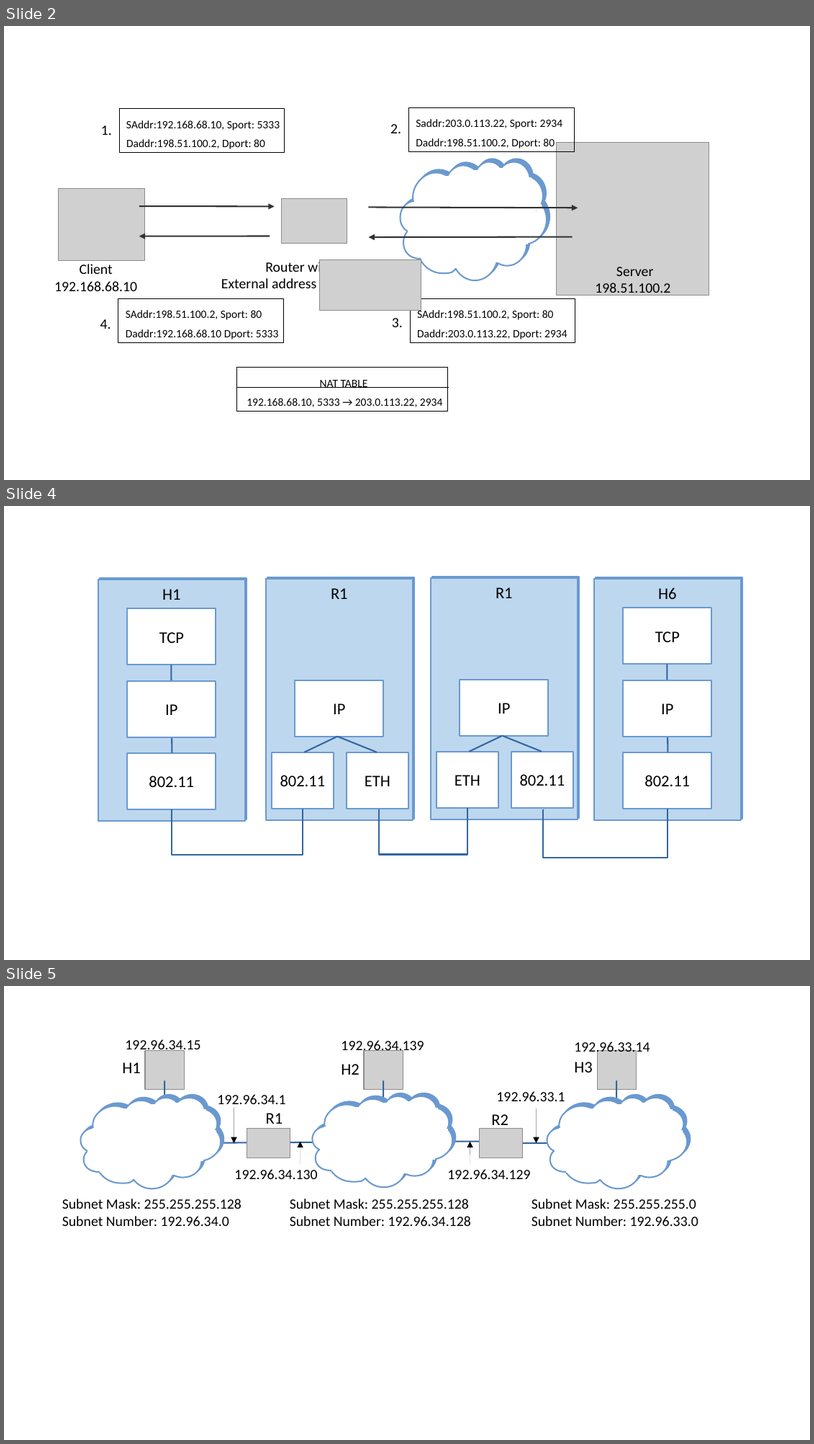
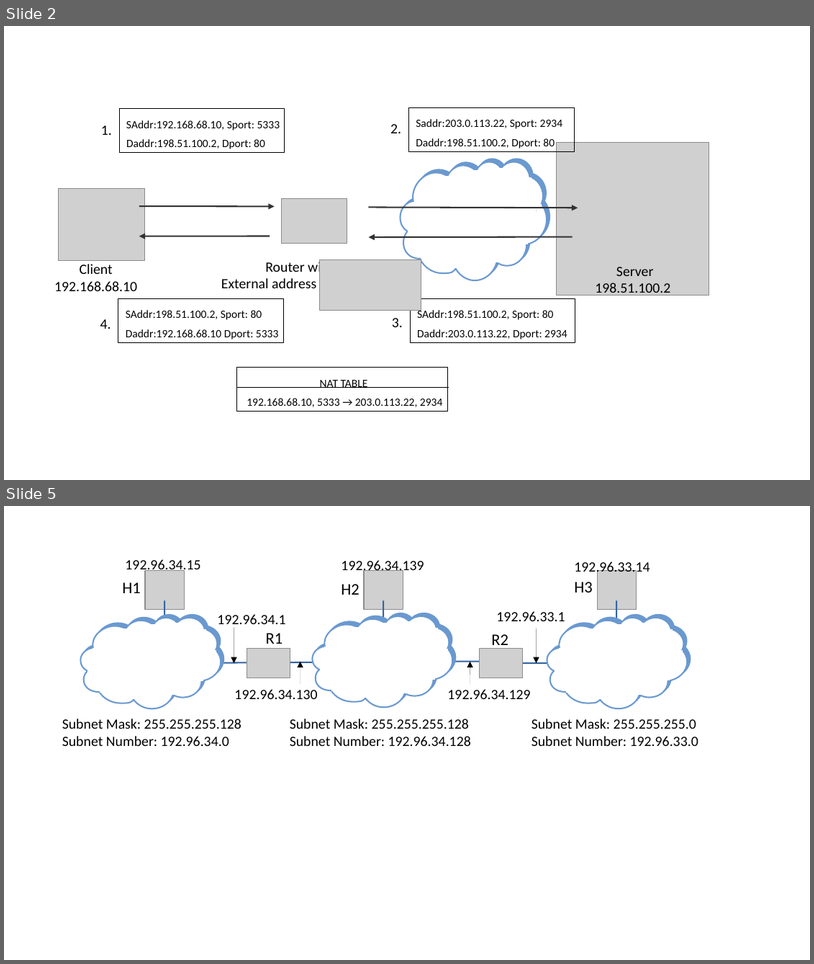
Before and after one commit to SystemsApproach/7E, a slide deck: federation/figures/federation.odp. Shown one above the other, each under a label of ours: slides 2, 4 and 5 before the commit, slides 2 and 5 after it; the slides between them are not shown. The pictures are 814x1444 and 814x964 pixels, drawn with LibreOffice and Linux fonts; fonts in the diff are those of the drawing; grey boxes stand for pictures. Boxes give left, top, right and bottom in pixels: in the first picture for what was removed or moved away, otherwise in the second. Text is boxed around its words. In the diff, an @@ line names an element or a change of style, - is before the commit and + after.

```diff
--- a/federation/figures/federation.odp
+++ b/federation/figures/federation.odp
@@ slide 4 removed at <box>4,506,810,960</box>, background #FFFFFF @@
@@ rectangle removed at <box>98,580,245,821</box> @@
-H1
@@ rectangle removed at <box>266,579,413,821</box> @@
-R1
@@ rectangle removed at <box>432,579,579,820</box> @@
-R1
@@ rectangle removed at <box>594,579,741,821</box> @@
-H6
@@ rectangle removed at <box>128,608,216,665</box> @@
-TCP
@@ rectangle removed at <box>624,608,712,664</box> @@
-TCP
@@ line removed from (172, 665) to (172, 753) @@
@@ line removed from (668, 664) to (669, 752) @@
@@ rectangle removed at <box>128,681,216,737</box> @@
-IP
@@ rectangle removed at <box>296,680,383,736</box> @@
-IP
@@ rectangle removed at <box>460,680,548,736</box> @@
-IP
@@ rectangle removed at <box>624,680,712,736</box> @@
-IP
@@ line removed from (337, 736) to (305, 752) @@
@@ line removed from (337, 736) to (377, 752) @@
@@ line removed from (502, 736) to (469, 751) @@
@@ line removed from (502, 736) to (542, 751) @@
@@ rectangle removed at <box>128,753,216,809</box> @@
-802.11
@@ rectangle removed at <box>272,752,333,808</box> @@
-802.11
@@ rectangle removed at <box>347,752,409,808</box> @@
-ETH
@@ rectangle removed at <box>437,751,499,808</box> @@
-ETH
@@ rectangle removed at <box>512,751,574,808</box> @@
-802.11
@@ rectangle removed at <box>624,752,712,808</box> @@
-802.11
@@ elbow line removed from (379, 809) to (468, 808) @@
@@ elbow line removed from (172, 809) to (303, 808) @@
@@ elbow line removed from (543, 809) to (668, 808) @@
```
Also in this commit, not shown: 1 slide changed, 1 slide added, 7 other files.
